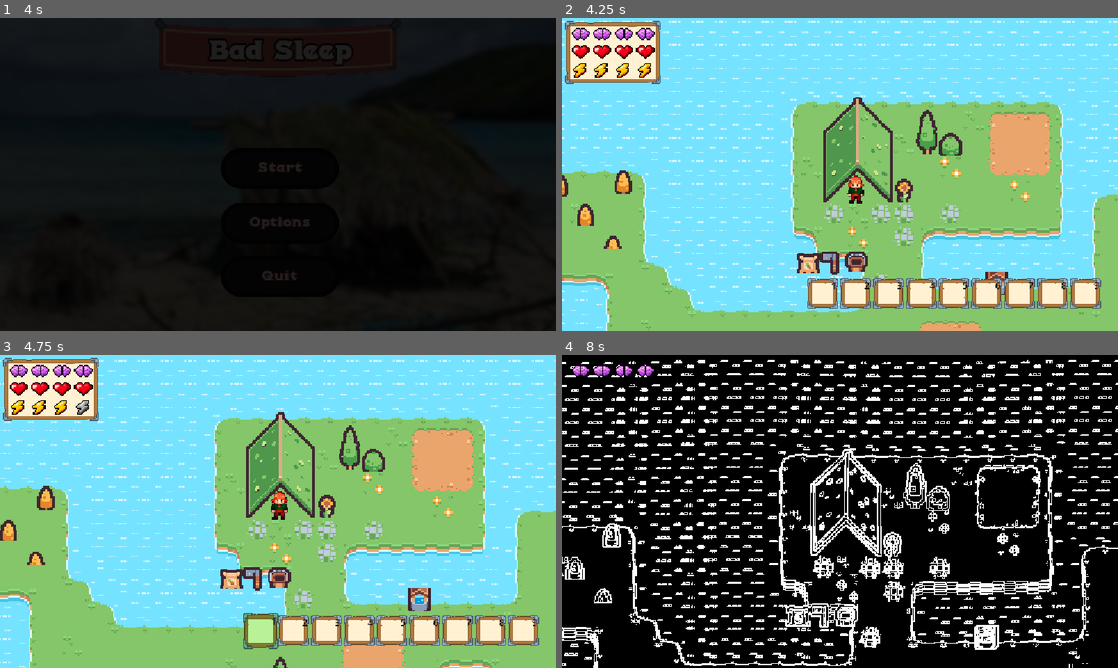
Above: before the commit, frames 1-4 (two rows, left to right).
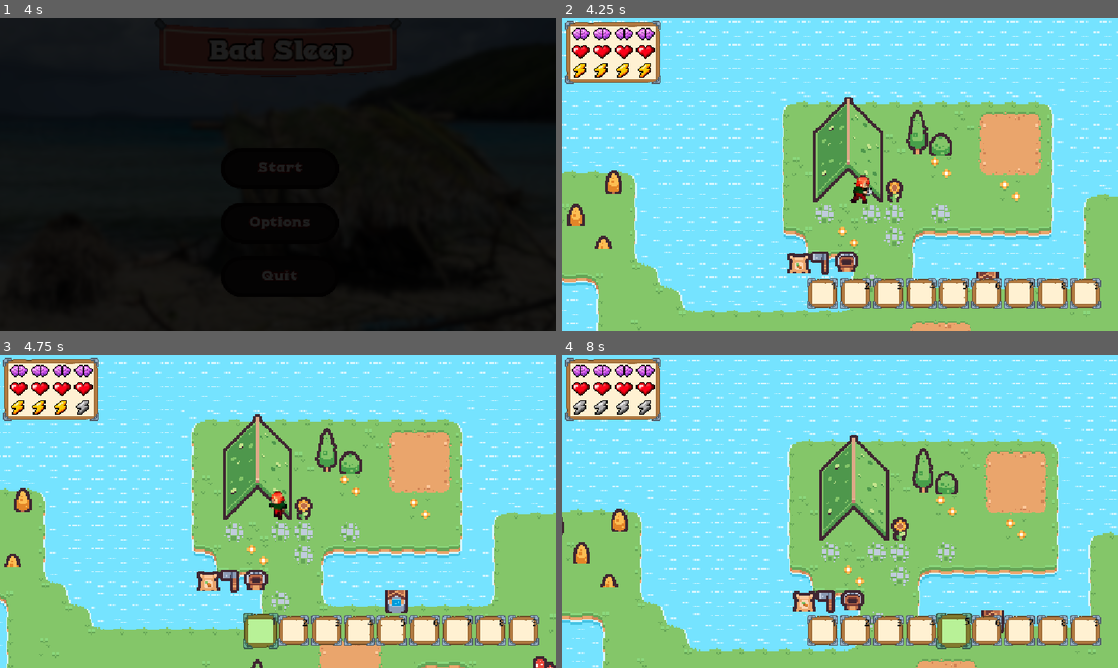
Above: after the commit, the same moments.

Repository: timkuessner/dattel-jam
Game: Godot game, scene res://scenes/MainMenu.tscn
Same seed, same stepped clock (60 frames per second), same inputs: the game is played once before the commit and once after it.
Inputs (mouse positions are in pixels of both pictures, inside the frame that each line leads up to):
- Up to frame 1 (4 s): click (278, 168) at 0.5 s; click (278, 168) at 1.25 s; tap Enter (ui_accept) at 2, 2.27, 3.02 s; move the mouse to (400, 158) at 2.02 s; hold D (move_right, bound only after the commit) 2.03-2.78 s; tap E (e) at 2.1, 2.85, 3.8 s; click (400, 158) at 2.17 s; move the mouse to (166, 190) at 2.77 s; hold S (move_down, bound only after the commit) 2.78-3.53 s; move the mouse to (333, 105) at 3.52 s; hold D (move_right, bound only after the commit) from 3.53 s (still down); tap 1 at 3.6 s
- Up to frame 2 (4.25 s): keep holding D (move_right, bound only after the commit)
- Up to frame 3 (4.75 s): move the mouse to (261, 630) at 4.27 s; release D (move_right, bound only after the commit) at 4.28 s; hold W (move_up, bound only after the commit) from 4.28 s (still down); tap 9 at 4.35 s; click (261, 630) at 4.42 s; tap Enter (ui_accept) at 4.52 s; tap E (e) at 4.55 s
- Up to frame 4 (8 s): move the mouse to (856, 630) at 5.02 s; release W (move_up, bound only after the commit) at 5.03 s; hold A (move_left, bound only after the commit) 5.03-6.53 s; tap E (e) at 5.1, 5.85, 6.8, 7.55 s; click (856, 630) at 5.17 s; tap Enter (ui_accept) at 5.27, 6.02, 7.52 s; move the mouse to (890, 630) at 5.77 s; click (890, 630) at 5.92 s; move the mouse to (923, 630) at 6.52 s; hold S (move_down, bound only after the commit) 6.53-7.28 s; tap 1 at 6.6 s; click (923, 630) at 6.67 s; move the mouse to (951, 630) at 7.27 s; hold D (move_right, bound only after the commit) from 7.28 s (still down); tap 9 at 7.35 s; click (951, 630) at 7.42 s

Frame 1 is identical in both runs. In frame 2, 19% of the frame differs, in the area x 0-100%, y 0-100%; in frame 3, 27%; in frame 4, 99%.

Commit message:
add tree_break animation

Diff:
--- a/project.godot
+++ b/project.godot
@@ -27,6 +27,26 @@
 "events": [Object(InputEventKey,"resource_local_to_scene":false,"resource_name":"","device":-1,"window_id":0,"alt_press …(192 unchanged characters)…
 ]
 }
+move_left={
+"deadzone": 0.2,
+"events": [Object(InputEventKey,"resource_local_to_scene":false,"resource_name":"","device":-1,"window_id":0,"alt_pressed":false,"shift_pressed":false,"ctrl_pressed":false,"meta_pressed":false,"pressed":false,"keycode":0,"physical_keycode":65,"key_label":0,"unicode":97,"location":0,"echo":false,"script":null)
+]
+}
+move_right={
+"deadzone": 0.2,
+"events": [Object(InputEventKey,"resource_local_to_scene":false,"resource_name":"","device":-1,"window_id":0,"alt_pressed":false,"shift_pressed":false,"ctrl_pressed":false,"meta_pressed":false,"pressed":false,"keycode":0,"physical_keycode":68,"key_label":0,"unicode":100,"location":0,"echo":false,"script":null)
+]
+}
+move_up={
+"deadzone": 0.2,
+"events": [Object(InputEventKey,"resource_local_to_scene":false,"resource_name":"","device":-1,"window_id":0,"alt_pressed":false,"shift_pressed":false,"ctrl_pressed":false,"meta_pressed":false,"pressed":false,"keycode":0,"physical_keycode":87,"key_label":0,"unicode":119,"location":0,"echo":false,"script":null)
+]
+}
+move_down={
+"deadzone": 0.2,
+"events": [Object(InputEventKey,"resource_local_to_scene":false,"resource_name":"","device":-1,"window_id":0,"alt_pressed":false,"shift_pressed":false,"ctrl_pressed":false,"meta_pressed":false,"pressed":false,"keycode":0,"physical_keycode":83,"key_label":0,"unicode":115,"location":0,"echo":false,"script":null)
+]
+}
 
 [physics]
 
--- a/scenes/player.tscn
+++ b/scenes/player.tscn
@@ -117,6 +117,54 @@
 atlas = ExtResource("2_qhqgy")
 region = Rect2(720, 20, 120, 20)
 
+[sub_resource type="AtlasTexture" id="AtlasTexture_wnwbv"]
+atlas = ExtResource("2_qhqgy")
+region = Rect2(840, 0, 120, 20)
+
+[sub_resource type="AtlasTexture" id="AtlasTexture_gl8cc"]
+atlas = ExtResource("2_qhqgy")
+region = Rect2(960, 0, 120, 20)
+
+[sub_resource type="AtlasTexture" id="AtlasTexture_487ah"]
+atlas = ExtResource("2_qhqgy")
+region = Rect2(1080, 0, 120, 20)
+
+[sub_resource type="AtlasTexture" id="AtlasTexture_md1ol"]
+atlas = ExtResource("2_qhqgy")
+region = Rect2(840, 40, 120, 20)
+
+[sub_resource type="AtlasTexture" id="AtlasTexture_bj30b"]
+atlas = ExtResource("2_qhqgy")
+region = Rect2(960, 40, 120, 20)
+
+[sub_resource type="AtlasTexture" id="AtlasTexture_jc3p3"]
+atlas = ExtResource("2_qhqgy")
+region = Rect2(1080, 40, 120, 20)
+
+[sub_resource type="AtlasTexture" id="AtlasTexture_hax0n"]
+atlas = ExtResource("2_qhqgy")
+region = Rect2(840, 60, 120, 20)
+
+[sub_resource type="AtlasTexture" id="AtlasTexture_t4otl"]
+atlas = ExtResource("2_qhqgy")
+region = Rect2(960, 60, 120, 20)
+
+[sub_resource type="AtlasTexture" id="AtlasTexture_j2b1d"]
+atlas = ExtResource("2_qhqgy")
+region = Rect2(1080, 60, 120, 20)
+
+[sub_resource type="AtlasTexture" id="AtlasTexture_cs1tg"]
+atlas = ExtResource("2_qhqgy")
+region = Rect2(840, 20, 120, 20)
+
+[sub_resource type="AtlasTexture" id="AtlasTexture_2dvfe"]
+atlas = ExtResource("2_qhqgy")
+region = Rect2(960, 20, 120, 20)
+
+[sub_resource type="AtlasTexture" id="AtlasTexture_giy8y"]
+atlas = ExtResource("2_qhqgy")
+region = Rect2(1080, 20, 120, 20)
+
 [sub_resource type="SpriteFrames" id="SpriteFrames_k5pq1"]
 animations = [{
 "frames": [{
@@ -246,6 +294,134 @@
 "frames": [],
 "loop": 1,
 "name": &"sleep",
+"speed": 5.0
+}, {
+"frames": [{
+"duration": 1.0,
+"texture": SubResource("AtlasTexture_wnwbv")
+}, {
+"duration": 1.0,
+"texture": SubResource("AtlasTexture_gl8cc")
+}, {
+"duration": 1.0,
+"texture": SubResource("AtlasTexture_487ah")
+}, {
+"duration": 1.0,
+"texture": SubResource("AtlasTexture_wnwbv")
+}, {
+"duration": 1.0,
+"texture": SubResource("AtlasTexture_gl8cc")
+}, {
+"duration": 1.0,
+"texture": SubResource("AtlasTexture_487ah")
+}, {
+"duration": 1.0,
+"texture": SubResource("AtlasTexture_wnwbv")
+}, {
+"duration": 1.0,
+"texture": SubResource("AtlasTexture_gl8cc")
+}, {
+"duration": 1.0,
+"texture": SubResource("AtlasTexture_487ah")
+}],
+"loop": 0,
+"name": &"tree_down",
+"speed": 5.0
+}, {
+"frames": [{
+"duration": 1.0,
+"texture": SubResource("AtlasTexture_md1ol")
+}, {
+"duration": 1.0,
+"texture": SubResource("AtlasTexture_bj30b")
+}, {
+"duration": 1.0,
+"texture": SubResource("AtlasTexture_jc3p3")
+}, {
+"duration": 1.0,
+"texture": SubResource("AtlasTexture_md1ol")
+}, {
+"duration": 1.0,
+"texture": SubResource("AtlasTexture_bj30b")
+}, {
+"duration": 1.0,
+"texture": SubResource("AtlasTexture_jc3p3")
+}, {
+"duration": 1.0,
+"texture": SubResource("AtlasTexture_md1ol")
+}, {
+"duration": 1.0,
+"texture": SubResource("AtlasTexture_bj30b")
+}, {
+"duration": 1.0,
+"texture": SubResource("AtlasTexture_jc3p3")
+}],
+"loop": 0,
+"name": &"tree_left",
+"speed": 5.0
+}, {
+"frames": [{
+"duration": 1.0,
+"texture": SubResource("AtlasTexture_hax0n")
+}, {
+"duration": 1.0,
+"texture": SubResource("AtlasTexture_t4otl")
+}, {
+"duration": 1.0,
+"texture": SubResource("AtlasTexture_j2b1d")
+}, {
+"duration": 1.0,
+"texture": SubResource("AtlasTexture_hax0n")
+}, {
+"duration": 1.0,
+"texture": SubResource("AtlasTexture_t4otl")
+}, {
+"duration": 1.0,
+"texture": SubResource("AtlasTexture_j2b1d")
+}, {
+"duration": 1.0,
+"texture": SubResource("AtlasTexture_hax0n")
+}, {
+"duration": 1.0,
+"texture": SubResource("AtlasTexture_t4otl")
+}, {
+"duration": 1.0,
+"texture": SubResource("AtlasTexture_j2b1d")
+}],
+"loop": 0,
+"name": &"tree_right",
+"speed": 5.0
+}, {
+"frames": [{
+"duration": 1.0,
+"texture": SubResource("AtlasTexture_cs1tg")
+}, {
+"duration": 1.0,
+"texture": SubResource("AtlasTexture_2dvfe")
+}, {
+"duration": 1.0,
+"texture": SubResource("AtlasTexture_giy8y")
+}, {
+"duration": 1.0,
+"texture": SubResource("AtlasTexture_cs1tg")
+}, {
+"duration": 1.0,
+"texture": SubResource("AtlasTexture_2dvfe")
+}, {
+"duration": 1.0,
+"texture": SubResource("AtlasTexture_giy8y")
+}, {
+"duration": 1.0,
+"texture": SubResource("AtlasTexture_cs1tg")
+}, {
+"duration": 1.0,
+"texture": SubResource("AtlasTexture_2dvfe")
+}, {
+"duration": 1.0,
+"texture": SubResource("AtlasTexture_giy8y")
+}],
+"loop": 0,
+"name": &"tree_up",
 "speed": 5.0
 }]
 
@@ -258,7 +434,7 @@
 [node name="AnimatedSprite2D" type="AnimatedSprite2D" parent="." unique_id=726144485]
 position = Vector2(0, -12)
 sprite_frames = SubResource("SpriteFrames_k5pq1")
-animation = &"idle_up"
+animation = &"tree_right"
 autoplay = "idle_down"
 
 [node name="CollisionShape2D" type="CollisionShape2D" parent="." unique_id=881906499]
--- a/scripts/player.gd
+++ b/scripts/player.gd
@@ -8,10 +8,12 @@
 var recording: Array = []
 var record_timer := 0.0
 var finale := false
+var is_chopping := false
 
 const SPEED = 80.0
 const BED_POSITION := Vector2(50, 50)
 const GALLOW_POSITION := Vector2(96, 200)
+
 
 @onready var nav_agent: NavigationAgent2D = $NavigationAgent2D
 
@@ -138,6 +140,7 @@
 		_walk_at_night(delta)
 		return
 
+	# Pfeiltasten bleiben erhalten; WASD ist zusätzlich möglich.
 	var direction := Input.get_vector(
 		"ui_left",
 		"ui_right",
@@ -145,17 +148,31 @@
 		"ui_down"
 	)
 
+	var wasd_direction := Input.get_vector(
+		"move_left",
+		"move_right",
+		"move_up",
+		"move_down"
+	)
+
+	if wasd_direction != Vector2.ZERO:
+		direction = wasd_direction
+
 	if Input.is_action_just_pressed("ui_accept"):
 		$"../PlayerHUD".decrease_energy(1)
 		$"../PlayerHUD".update()
 
-	if direction:
-		_update_facing_direction(direction)
-		velocity = direction * SPEED
-		_play_direction_animation("run")
+	if not is_chopping:
+		if direction:
+			_update_facing_direction(direction)
+			velocity = direction * SPEED
+			_play_direction_animation("run")
+		else:
+			velocity = Vector2.ZERO
+			_play_direction_animation("idle")
 	else:
 		velocity = Vector2.ZERO
-		_play_direction_animation("idle")
+
 
 	move_and_slide()
 
@@ -187,6 +204,15 @@
 		record_timer = 0.0
 		recording.append(global_position)
 
+func play_tree_animation() -> void:
+	is_chopping = true
+	velocity = Vector2.ZERO
+
+	_play_direction_animation("tree")
+
+	await $AnimatedSprite2D.animation_finished
+
+	is_chopping = false
 
 func _update_facing_direction(direction: Vector2) -> void:
 	if abs(direction.x) > abs(direction.y):
--- a/scripts/tree.gd
+++ b/scripts/tree.gd
@@ -3,7 +3,6 @@
 const WOOD_SCENE = preload("res://scenes/items/wood.tscn")
 
 var used := false
-
 
 
 func _on_area_2d_body_entered(body: Node2D) -> void:
@@ -20,8 +19,7 @@
 	if used:
 		return
 
-	player.get_node("../PlayerHUD").decrease_energy(1)
-	player.get_node("../PlayerHUD").update()
+	player.play_tree_animation()
 
 	used = true
 	player.exitArea(self)
@@ -39,6 +37,9 @@
 	get_tree().current_scene.add_child(wood)
 	wood.global_position = global_position
 
+	player.get_node("../PlayerHUD").decrease_energy(1)
+	player.get_node("../PlayerHUD").update()
+
 
 func _on_area_2d_mouse_entered() -> void:
 	pass # Replace with function body.
